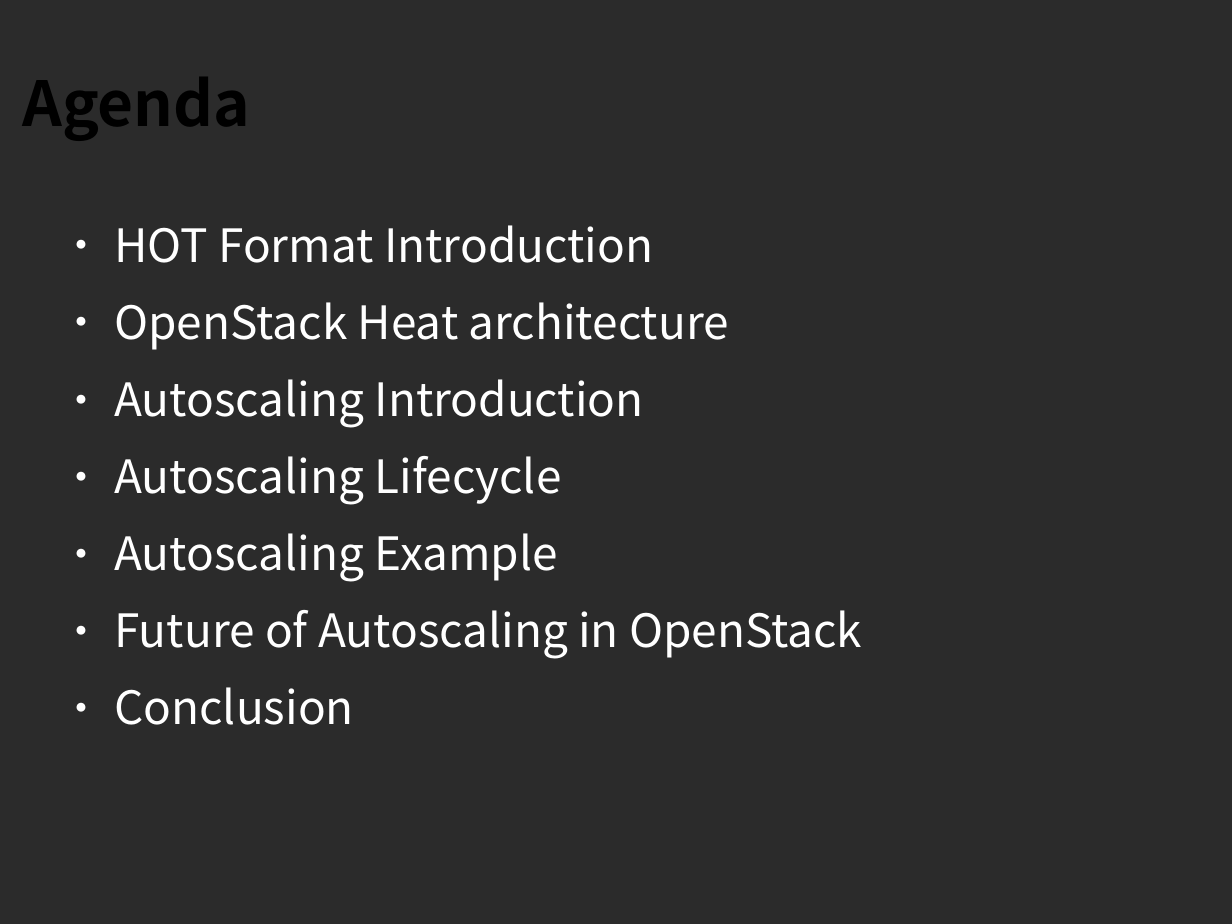
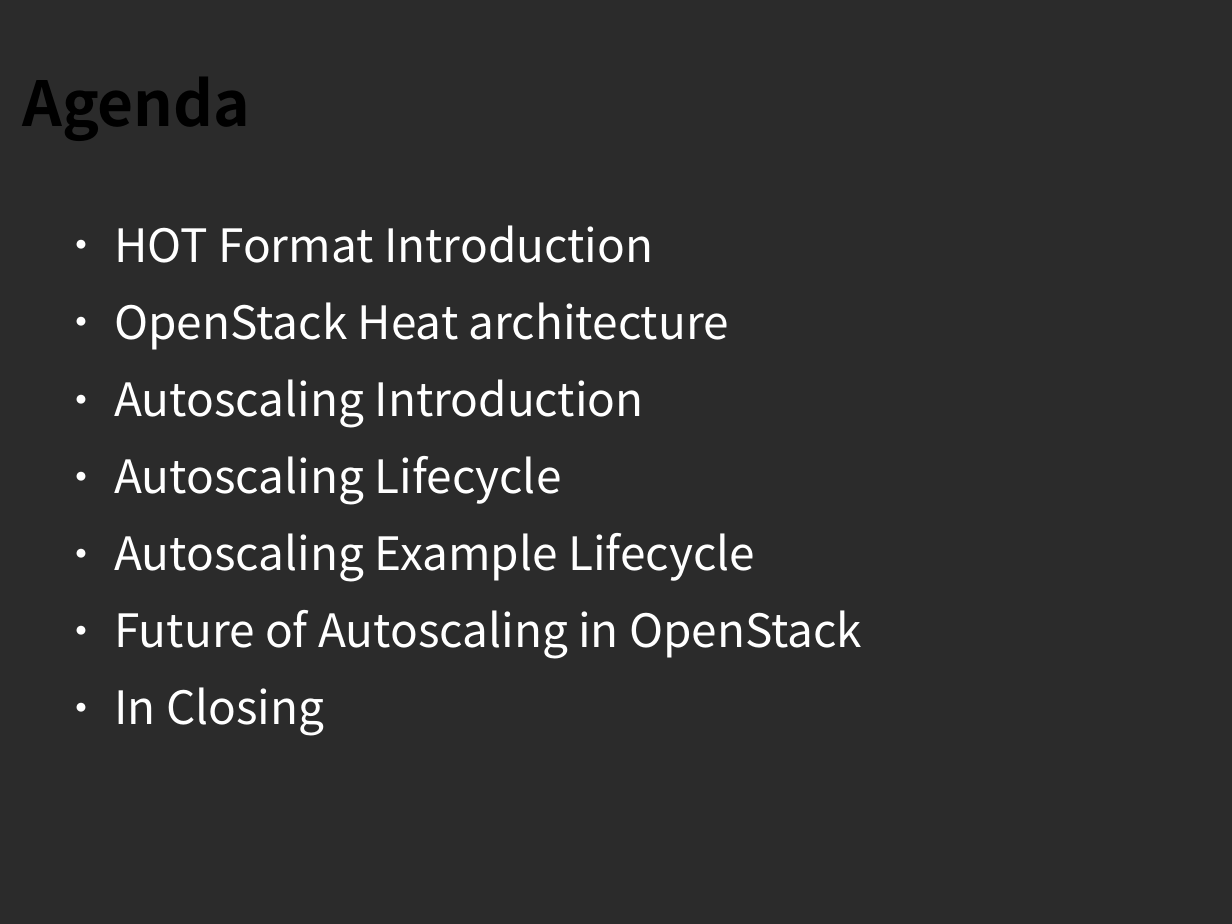
Before and after one commit to sdake/slides, a slide deck: slide 3 of sdake-cloudopen-heat-2013-09/heat-cloudopen-final.odp. Drawn at 1232x924 pixels with LibreOffice and Linux fonts; fonts in the diff are those of the drawing; background and template pictures are left out; a plain dark background stands for a picture behind light text. Boxes give left, top, right and bottom in pixels: in the first picture for what was removed or moved away, otherwise in the second. Text is boxed around its words. In the diff, an @@ line names an element or a change of style, - is before the commit and + after.

```diff
--- a/sdake-cloudopen-heat-2013-09/heat-cloudopen-final.odp
+++ b/sdake-cloudopen-heat-2013-09/heat-cloudopen-final.odp
@@ text at (x1=114, y1=533, x2=755, y2=582): text changed @@
-● Autoscaling Example
+● Autoscaling Example Lifecycle
@@ text at (x1=114, y1=687, x2=324, y2=736): text changed @@
-● Conclusion
+● In Closing
```
Also in this commit, not shown: 3 other slides changed, 7 slides added, 1 slide removed, 4 other files.
